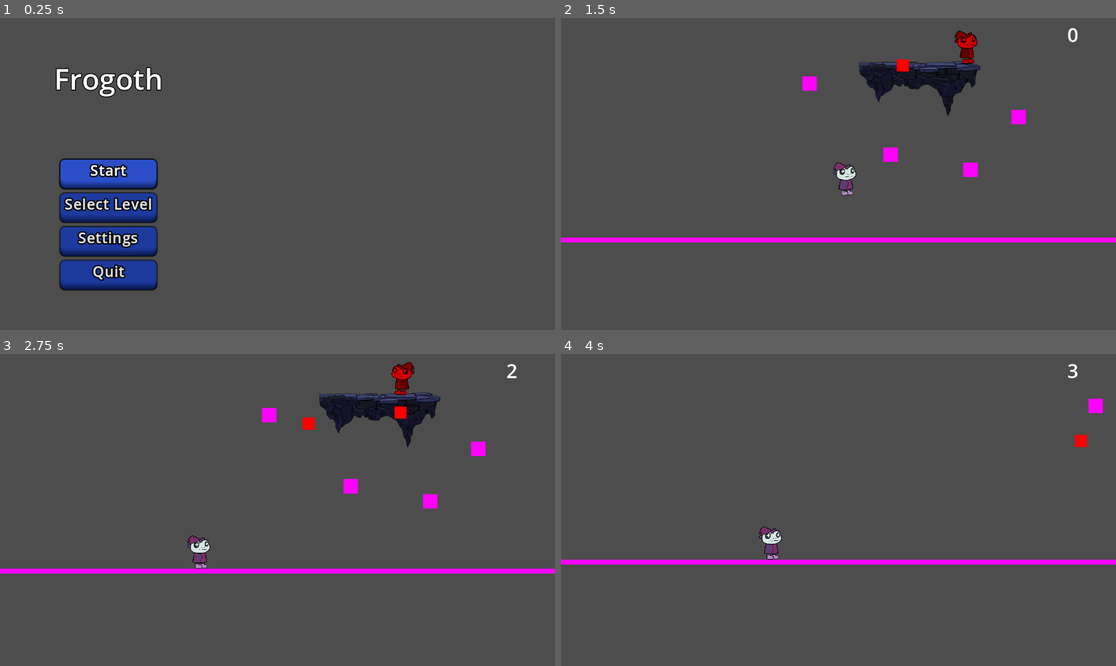
Above: before the commit, frames 1-4 (two rows, left to right).
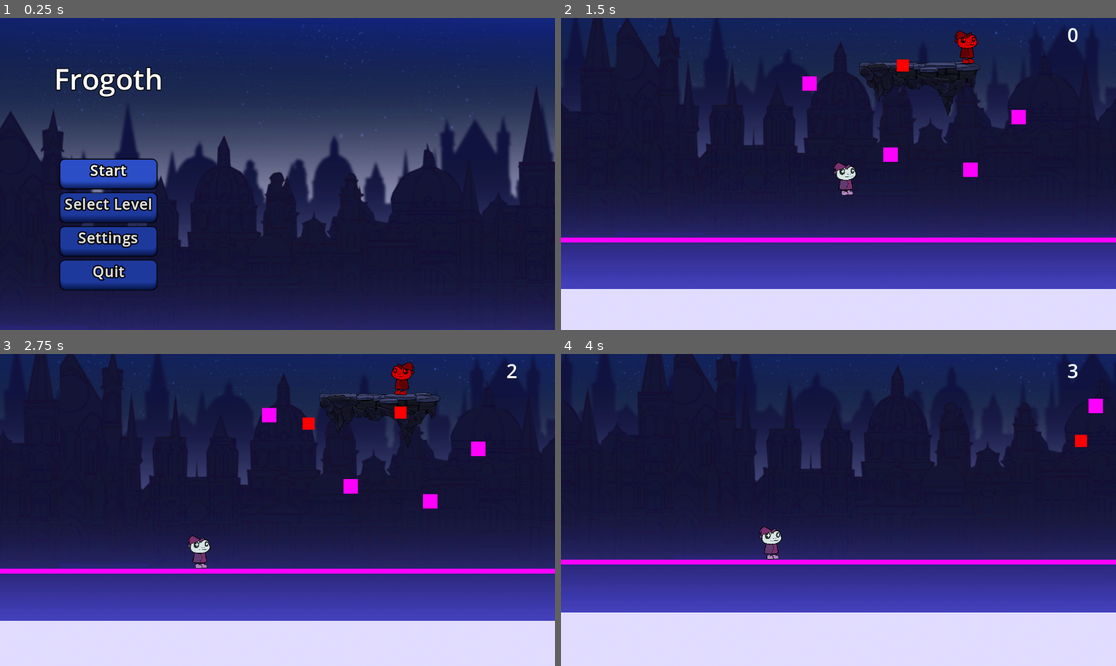
Above: after the commit, the same moments.

Repository: DerBrotDoktor/Frogoth
Game: Godot game, scene res://scenes/main/main.tscn
The game is run twice, just before and just after one commit, with the same random seed, the same clock (stepped at 60 frames per second) and the same inputs.
Inputs (mouse positions are in pixels of both pictures, inside the frame that each line leads up to):
- Up to frame 1 (0.25 s): no input
- Up to frame 2 (1.5 s): click "Start" at 0.5 s; move the mouse to (960, 158) at 1.27 s; hold D (right) from 1.28 s (still down); hold Space (bash) from 1.28 s (still down)
- Up to frame 3 (2.75 s): keep holding D (right); tap W (up) at 1.52, 2.27 s; move the mouse to (166, 525) at 2.02 s; release Space (bash) at 2.03 s; click (166, 525) at 2.1 s
- Up to frame 4 (4 s): move the mouse to (894, 441) at 2.77 s; release D (right) at 2.78 s; hold A (left) 2.78-3.53 s; tap Shift (dash) at 2.85 s; move the mouse to (810, 572) at 3.52 s; hold D (right) from 3.53 s (still down); tap F (discrad_shape) at 3.6 s; tap W (up) at 3.77 s

The runs differ from the first frame. In frame 1, 90% of the frame differs, in the area x 0-100%, y 0-100%; in frame 2, 95%; in frame 3, 95%; in frame 4, 98%.

Commit message:
Added: Parallax background Added: Main menu background

Diff:
--- a/scenes/main/main.tscn
+++ b/scenes/main/main.tscn
@@ -6,8 +6,11 @@
 [ext_resource type="PackedScene" uid="uid://byylmvxjebsun" path="res://scenes/menus/level_select_menu.tscn" id="3_qm2ey"]
 [ext_resource type="PackedScene" uid="uid://c7uqvsqtn5b6p" path="res://scenes/menus/main_menu.tscn" id="4_3igok"]
 [ext_resource type="PackedScene" uid="uid://cxt6or2pmnc40" path="res://scenes/level/level_tutorial_1.tscn" id="4_k64yn"]
+[ext_resource type="Texture2D" uid="uid://m30ojk8eyhbr" path="res://assets/parallax/sky.png" id="6_2g7ui"]
 [ext_resource type="PackedScene" uid="uid://bjr4d282863jf" path="res://scenes/player/user_interface.tscn" id="6_a7p0o"]
 [ext_resource type="Script" path="res://scenes/main/bash_point_controller.gd" id="6_n33ax"]
+[ext_resource type="Texture2D" uid="uid://dechd0hxshq2j" path="res://assets/parallax/paralax_1.png" id="7_3mtfd"]
+[ext_resource type="Texture2D" uid="uid://dnh4dfbpvvn6l" path="res://assets/parallax/paralax_2.png" id="8_cxncj"]
 
 [node name="Main" type="Node" node_paths=PackedStringArray("player")]
 script = ExtResource("1_wtrgv")
@@ -15,6 +18,35 @@
 level_select_menu = ExtResource("3_qm2ey")
 level = Array[PackedScene]([ExtResource("4_k64yn"), ExtResource("2_046pa")])
 player = NodePath("Player")
+
+[node name="ParallaxBackground" type="ParallaxBackground" parent="."]
+
+[node name="ParallaxLayer" type="ParallaxLayer" parent="ParallaxBackground"]
+motion_scale = Vector2(0, 0)
+motion_mirroring = Vector2(3072, 0)
+
+[node name="Sprite2D" type="Sprite2D" parent="ParallaxBackground/ParallaxLayer"]
+position = Vector2(1536, 640)
+scale = Vector2(1.5, 1.5)
+texture = ExtResource("6_2g7ui")
+
+[node name="ParallaxLayer2" type="ParallaxLayer" parent="ParallaxBackground"]
+motion_scale = Vector2(0.1, 0.9)
+motion_mirroring = Vector2(2304, 0)
+
+[node name="Sprite2D" type="Sprite2D" parent="ParallaxBackground/ParallaxLayer2"]
+position = Vector2(1152, 182)
+scale = Vector2(1.2, 1.2)
+texture = ExtResource("7_3mtfd")
+
+[node name="ParallaxLayer3" type="ParallaxLayer" parent="ParallaxBackground"]
+motion_scale = Vector2(0.2, 0.9)
+motion_mirroring = Vector2(2304, 0)
+
+[node name="Sprite2D" type="Sprite2D" parent="ParallaxBackground/ParallaxLayer3"]
+position = Vector2(1152, 182)
+scale = Vector2(1.2, 1.2)
+texture = ExtResource("8_cxncj")
 
 [node name="Canvas" type="CanvasLayer" parent="."]
 visible = false
--- a/scenes/menus/main_menu.tscn
+++ b/scenes/menus/main_menu.tscn
@@ -1,6 +1,9 @@
-[gd_scene load_steps=8 format=3 uid="uid://c7uqvsqtn5b6p"]
+[gd_scene load_steps=11 format=3 uid="uid://c7uqvsqtn5b6p"]
 
 [ext_resource type="Script" path="res://scenes/menus/main_menu.gd" id="1_6s5vr"]
+[ext_resource type="Texture2D" uid="uid://m30ojk8eyhbr" path="res://assets/parallax/sky.png" id="2_xou8v"]
+[ext_resource type="Texture2D" uid="uid://dechd0hxshq2j" path="res://assets/parallax/paralax_1.png" id="3_npudr"]
+[ext_resource type="Texture2D" uid="uid://dnh4dfbpvvn6l" path="res://assets/parallax/paralax_2.png" id="4_5f8s3"]
 
 [sub_resource type="FontVariation" id="FontVariation_477og"]
 variation_embolden = 0.3
@@ -57,6 +60,48 @@
 theme = SubResource("Theme_xfeaa")
 script = ExtResource("1_6s5vr")
 
+[node name="Background" type="Control" parent="."]
+layout_mode = 1
+anchors_preset = 15
+anchor_right = 1.0
+anchor_bottom = 1.0
+grow_horizontal = 2
+grow_vertical = 2
+
+[node name="TextureRect" type="TextureRect" parent="Background"]
+layout_mode = 1
+anchors_preset = 15
+anchor_right = 1.0
+anchor_bottom = 1.0
+grow_horizontal = 2
+grow_vertical = 2
+texture = ExtResource("2_xou8v")
+expand_mode = 2
+
+[node name="TextureRect2" type="TextureRect" parent="Background"]
+layout_mode = 1
+anchors_preset = 15
+anchor_right = 1.0
+anchor_bottom = 1.0
+offset_top = 109.0
+offset_bottom = 109.0
+grow_horizontal = 2
+grow_vertical = 2
+texture = ExtResource("3_npudr")
+expand_mode = 2
+
+[node name="TextureRect3" type="TextureRect" parent="Background"]
+layout_mode = 1
+anchors_preset = 15
+anchor_right = 1.0
+anchor_bottom = 1.0
+offset_top = 110.0
+offset_bottom = 110.0
+grow_horizontal = 2
+grow_vertical = 2
+texture = ExtResource("4_5f8s3")
+expand_mode = 2
+
 [node name="VerticalContainer" type="VBoxContainer" parent="."]
 layout_mode = 1
 anchors_preset = 9
Not shown: 1 places in scenes/main/main.tscn that only renumber resources
